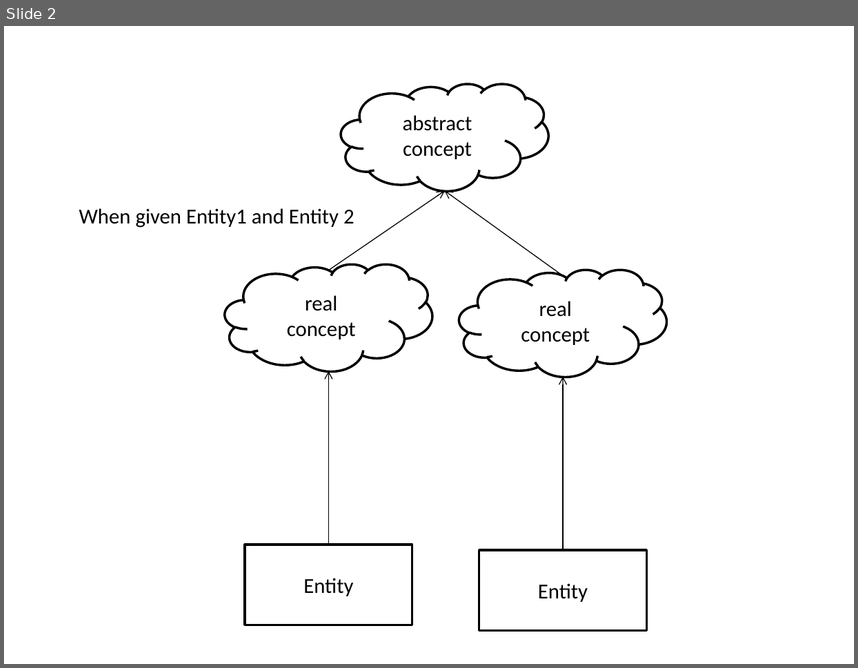
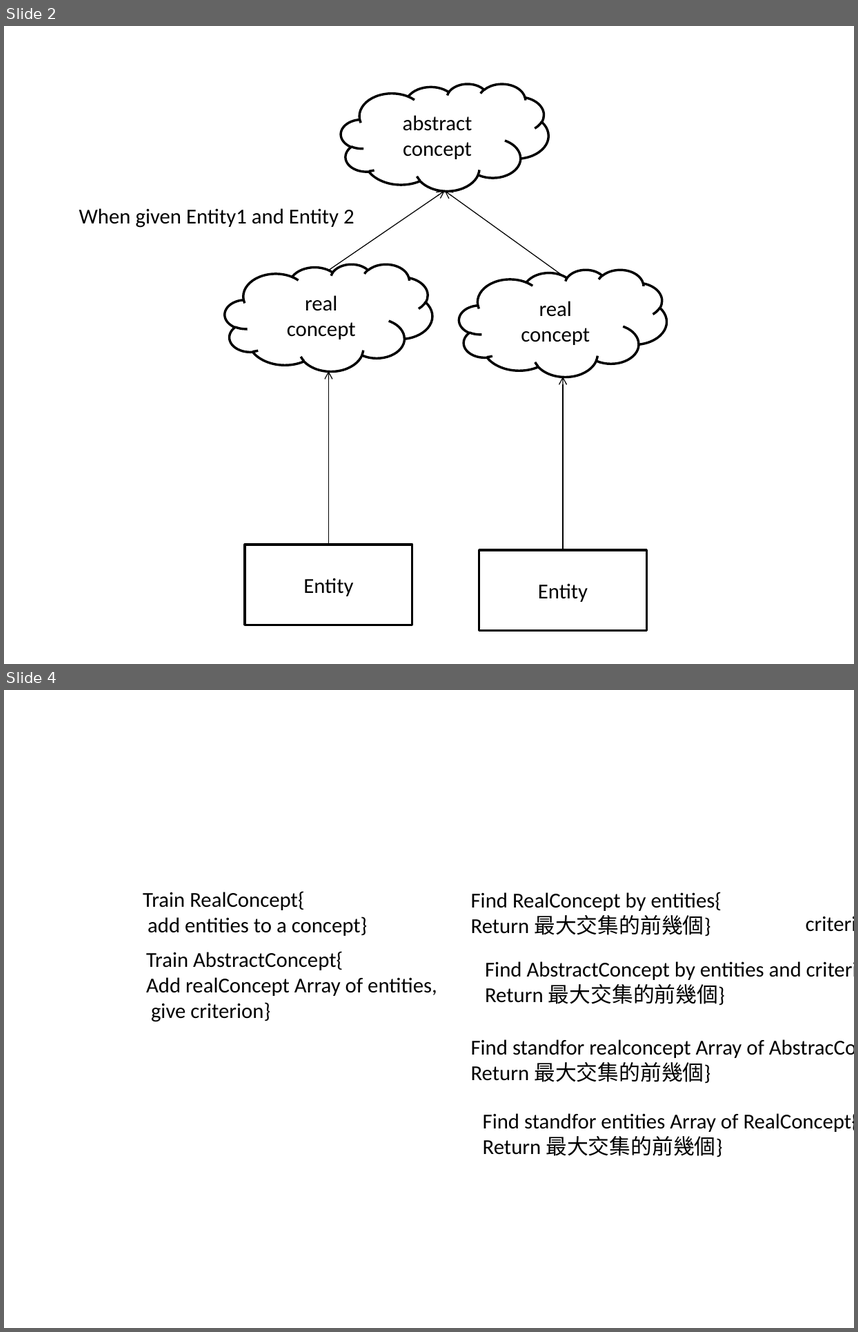
Before and after one commit to goodseeyou/Concept-EntityMining, a slide deck: Concept-Entity Mining.pptx. Shown one above the other, each under a label of ours: slide 2 before the commit, slides 2 and 4 after it; the slides between them are not shown. The pictures are 858x668 and 858x1332 pixels, drawn with LibreOffice and Linux fonts; fonts in the diff are those of the drawing. Boxes give left, top, right and bottom in pixels: in the first picture for what was removed or moved away, otherwise in the second. Text is boxed around its words. In the diff, an @@ line names an element or a change of style, - is before the commit and + after.

```diff
--- a/Concept-Entity Mining.pptx
+++ b/Concept-Entity Mining.pptx
@@ slide 4 added at (x1=4, y1=690, x2=854, y2=1328), background #FFFFFF @@
@@ text added at (x1=143, y1=891, x2=367, y2=936), 18 pt, text #000000 @@
+Train RealConcept{
+add entities to a concept}
@@ text added at (x1=471, y1=891, x2=722, y2=936), 18 pt, text #000000 @@
+Find RealConcept by entities{
+Return 最大交集的前幾個}
@@ text added at (x1=797, y1=906, x2=854, y2=940), 18 pt, text #000000 @@
+criterion
@@ text added at (x1=146, y1=951, x2=437, y2=1022), 18 pt, text #000000 @@
+Train AbstractConcept{
+Add realConcept Array of entities,
+give criterion}
@@ text added at (x1=485, y1=961, x2=802, y2=1005), 18 pt, text #000000 @@
+Find AbstractConcept by entities and criterion{
+Return 最大交集的前幾個}
@@ text added at (x1=471, y1=1039, x2=764, y2=1083), 18 pt, text #000000 @@
+Find standfor realconcept Array of AbstracConcept{
+Return 最大交集的前幾個}
@@ text added at (x1=483, y1=1113, x2=854, y2=1157), 18 pt, text #000000 @@
+Find standfor entities Array of RealConcept{
+Return 最大交集的前幾個}
```
Also in this commit, not shown: 1 other slide added, 6 other files.
